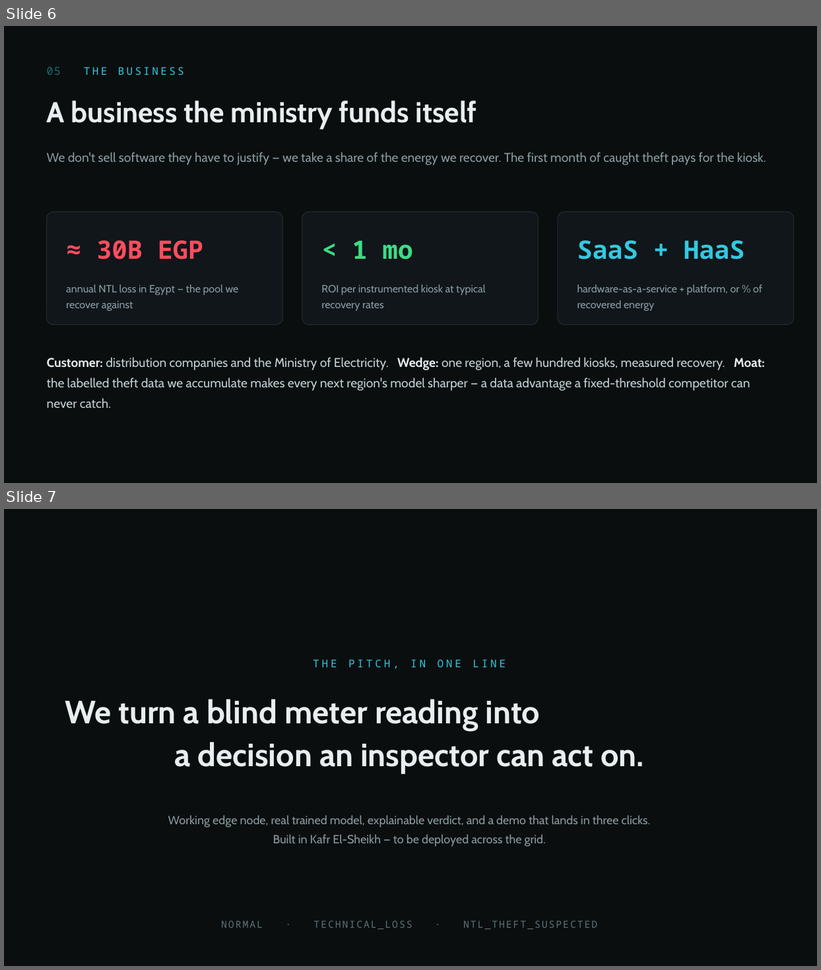
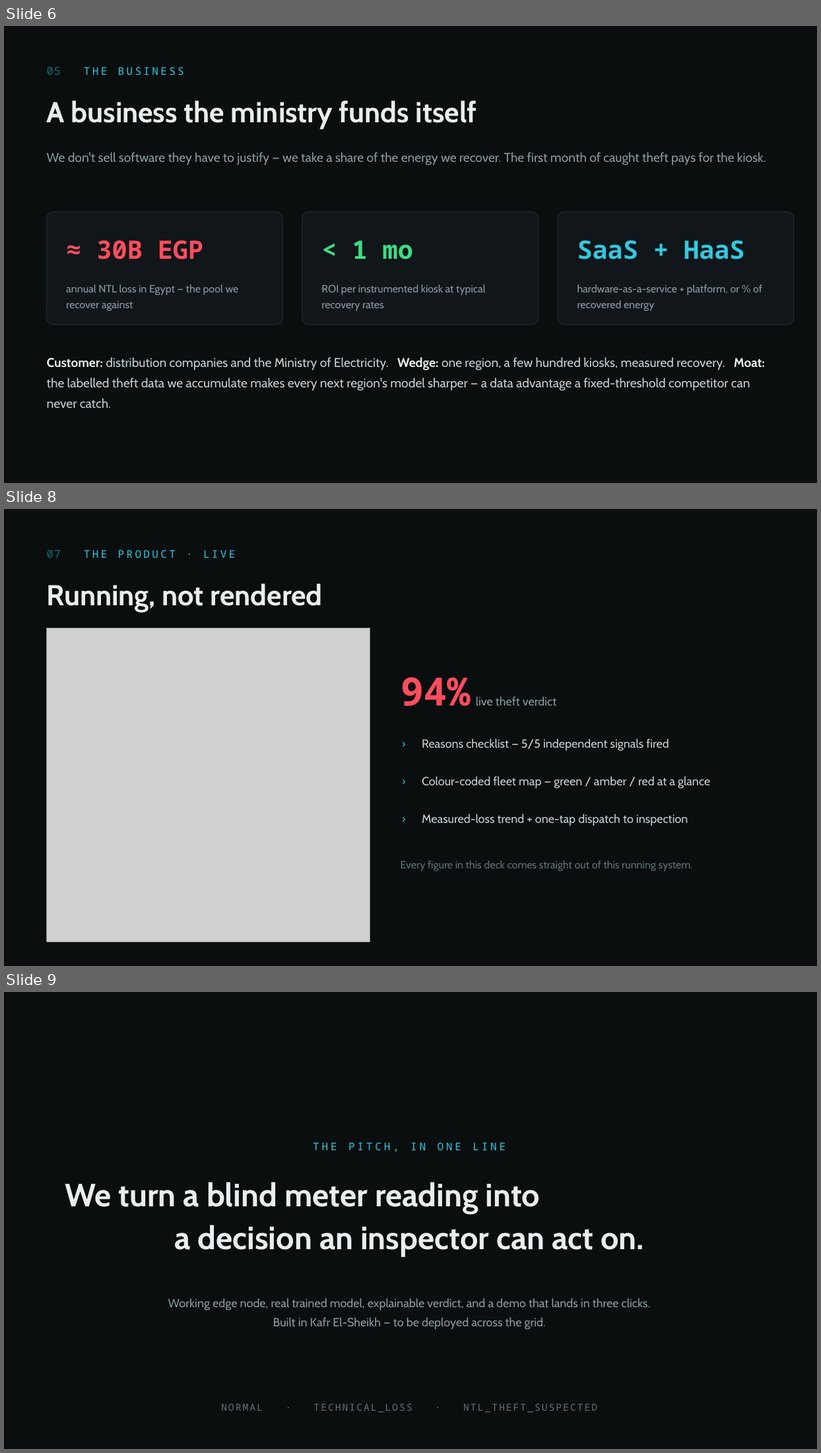
Before and after one commit to AhmedEbrahem25/Grid-Pulse-NTL, a slide deck: pitch/Grid-Pulse-NTL.pptx. Shown one above the other, each under a label of ours: slides 6 and 7 before the commit, slides 6, 8 and 9 after it; the slides between them are not shown. The pictures are 821x970 and 821x1453 pixels, drawn with LibreOffice and Linux fonts; fonts in the diff are those of the drawing; grey boxes stand for pictures. Boxes give left, top, right and bottom in pixels: in the first picture for what was removed or moved away, otherwise in the second. Text is boxed around its words. In the diff, an @@ line names an element or a change of style, - is before the commit and + after.

```diff
--- a/pitch/Grid-Pulse-NTL.pptx
+++ b/pitch/Grid-Pulse-NTL.pptx
@@ slide 8 added at <box>4,509,817,966</box>, background #FFFFFF @@
@@ rectangle added at <box>4,509,817,966</box>, fill #0A0E0F @@
@@ text added at <box>47,550,235,558</box>, 12.5 pt, text #34C8E0 @@
+07 THE PRODUCT · LIVE
@@ text added at <box>47,584,323,613</box>, 34 pt, text #E8EEF0, bold @@
+Running, not rendered
@@ picture added at <box>47,628,370,942</box> @@
@@ text added at <box>401,677,556,706</box>, 14 pt, text #8A9BA1 @@
+94% live theft verdict
@@ text added at <box>422,739,669,751</box>, 14 pt, text #C3D0D4 @@
+› Reasons checklist — 5/5 independent signals fired
@@ text added at <box>422,776,710,789</box>, 14 pt, text #C3D0D4 @@
+› Colour-coded fleet map — green / amber / red at a glance
@@ text added at <box>422,814,688,826</box>, 14 pt, text #C3D0D4 @@
+› Measured-loss trend + one-tap dispatch to inspection
@@ text added at <box>401,861,693,871</box>, 12.5 pt, text #5F7178 @@
+Every figure in this deck comes straight out of this running system.
@@ what was slide 7 is now slide 9 @@
```
Also in this commit, not shown: 1 other slide added, 35 other files.
